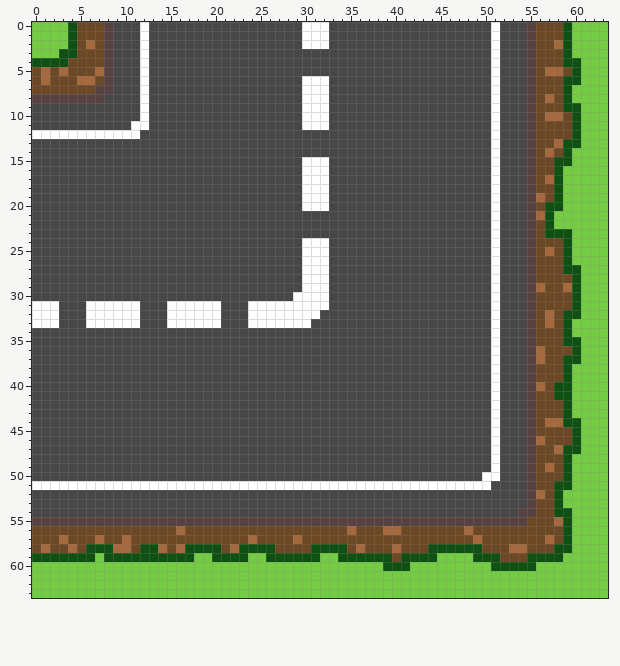
Two versions of one pixel-art sprite, src/main/resources/org/itdhbw/futurewars/tiles/Street/textures/CurveLeftToTop.png. That is the earlier state.
The file is 128x128 pixels, drawn in blocks of 2x2; one block is one cell here. Colours within 5 levels of each other are drawn and written as one.
After:
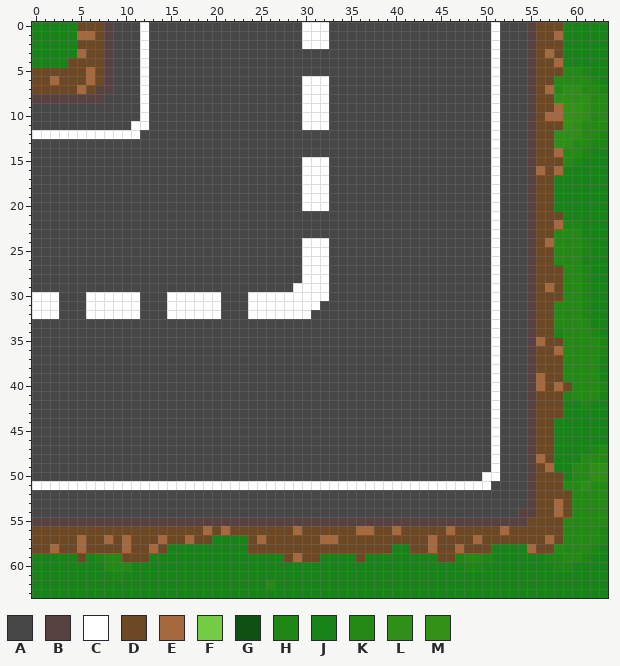
Palette (. is transparent): A #474747  B #584241  C #ffffff  D #6d4824  E #a5693d  F #73cc44  G #0f5112  H #1e8614  J #188318  K #258a15  L #2e8e18  M #349118
Diff:
Changed rows in their new state; - is an unchanged pixel.
first column x 0:
 0 JJJJJ------------------------------------------------------JJJJJ
 1 JJJJJEE---------------------------------------------------EJJJJJ
 2 JJJJJ-D---------------------------------------------------DJJJJJ
 3 JJJJJE---------------------------------------------------E-JJJJJ
 4 JJJJ------------------------------------------------------EJJJJJ
 5 -D-D--ED-------------------------------------------------DDKKHJJ
 6 -DE--D----------------------------------------------------KKKKHJ
 7 -----E---------------------------------------------------EKLLKKH
 8 ---------------------------------------------------------DLLLLKK
 9 ----------------------------------------------------------EMMLKK
10 -----------------------------------------------------------MMLKK
11 -----------------------------------------------------------MLKKK
12 ----------------------------------------------------------LLLKKH
13 ----------------------------------------------------------LLKKHH
14 ---------------------------------------------------------DEKKHJJ
15 ----------------------------------------------------------DKHJJJ
16 --------------------------------------------------------E-EJJJJJ
17 ---------------------------------------------------------DJJJJJJ
18 ----------------------------------------------------------JJJJJJ
19 --------------------------------------------------------D-JJJJJJ
20 ---------------------------------------------------------DJJJJJJ
21 --------------------------------------------------------DDDJJJJJ
22 ---------------------------------------------------------DEHHJJJ
23 ---------------------------------------------------------DKKKJJJ
24 ---------------------------------------------------------EKKKHJJ
25 ---------------------------------------------------------DKKKHJJ
26 ----------------------------------------------------------KKKJJJ
27 -----------------------------------------------------------KKHJJ
28 -----------------------------------------------------------KKHJJ
29 -----------------------------C--------------------------DE-KKHJJ
30 CCC---CCCCCC---CCCCCC---CCCCC------------------------------KKHJJ
31 --------------------------------A-------------------------KKKHJJ
32 -------------------------------A-------------------------DKKKHJJ
33 AAA---AAAAAA---AAAAAA---AAAAAAA--------------------------DKKKKJJ
34 ----------------------------------------------------------HKKKHJ
35 --------------------------------------------------------E--KKKKH
36 --------------------------------------------------------D-EKKKKH
37 --------------------------------------------------------D--KKKKJ
38 -----------------------------------------------------------KKKKJ
39 --------------------------------------------------------E--KKKKJ
40 ----------------------------------------------------------EDKKKH
41 ----------------------------------------------------------DHKKKJ
42 -----------------------------------------------------------JJHJJ
43 -----------------------------------------------------------JJJJJ
44 ---------------------------------------------------------DJJJJJJ
45 ----------------------------------------------------------JJJJJJ
46 --------------------------------------------------------D-JJJJJJ
47 ----------------------------------------------------------JJJJHK
48 --------------------------------------------------------E-JJJKKK
49 ----------------------------------------------------------JJKKLL
50 -----------------------------------------------------------JKKLL
51 ----------------------------------------------------------DKKLKK
52 --------------------------------------------------------D-DDKKKK
53 ----------------------------------------------------------EDKKKK
54 ----------------------------------------------------------EDKKKK
55 ----------------------------------------------------------DKKKKK
56 ----------------D--E-E-------E-----DEE-D------E-D---E------KKKKH
57 ---D-E-DE-----E--E--JJJJDE---D--EE----------E--------------KKKKH
58 -DE-DEDDDD--DEDJJJJJJJJJDDD----DDDD-D---JJ--EDDEDD-JJJJE--KKKKHJ
59 JJJJJDJHKKDDDJJJJJJJJJJJJJJJDEDDJJJJDJJJJJJJJDDHKKHJJJJJJHHKKHJJ
60 JJJJJJJJKKKJJJJJJJJJJJJJJJJJJJJJJJJJJJJJJJJJJJJJHHJJJJJJJJHHJJJJ
61 JJJJJJJJJHJJJJJJJJJJJJJJJJJJJJJJJJJJJJJJJJJJJJJJJJJJJJJJJJJJJJJJ
62 JJJJJJJJJJJJJJJJJJJJJJJJJJKJJJJJJJJJJJJJJJJJJJJJJJJJJJJJJJJJJJJJ
63 JJJJJJJJJJJJJJJJJJJJJJJJJJJJJJJJJJJJJJJJJJJJJJJJJJJJJJJJJJJJJJJJ
